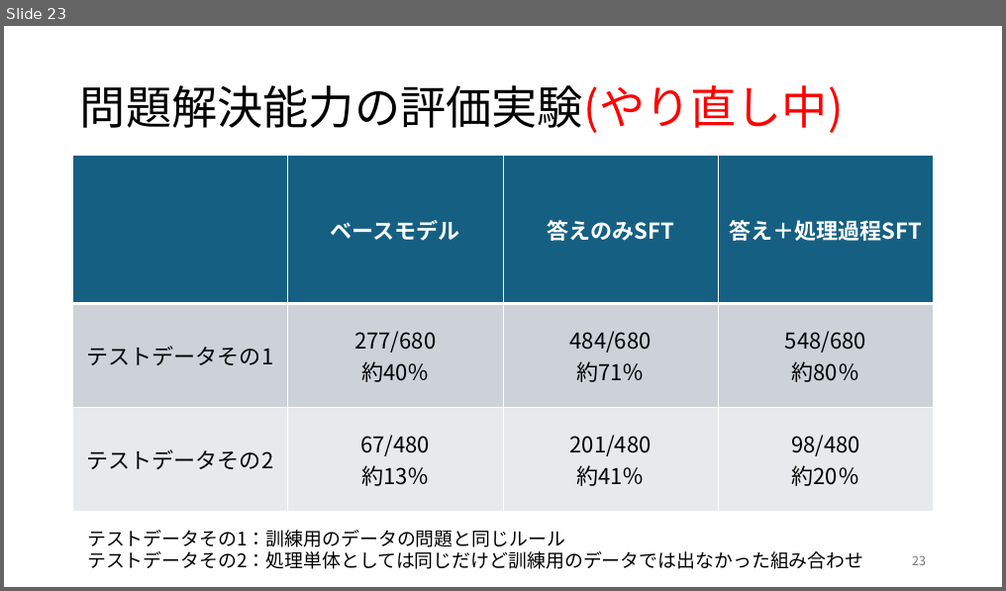
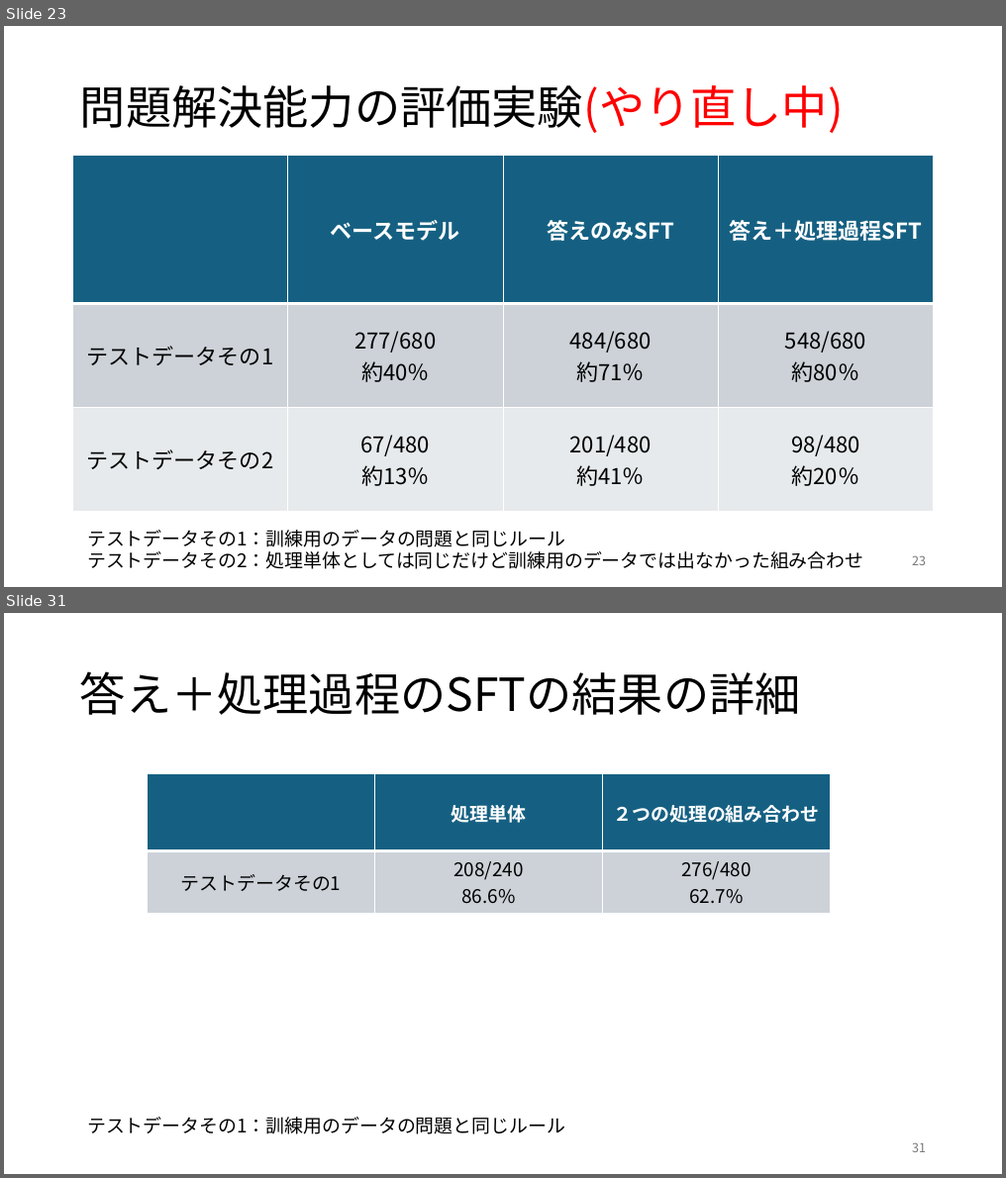
Before and after one commit to rollotea/array-task, a slide deck: 生成AIの追加学習による問題.pptx. Shown one above the other, each under a label of ours: slide 23 before the commit, slides 23 and 31 after it; the slides between them are not shown. The pictures are 1006x591 and 1006x1178 pixels, drawn with LibreOffice and Linux fonts; fonts in the diff are those of the drawing. Boxes give left, top, right and bottom in pixels: in the first picture for what was removed or moved away, otherwise in the second. Text is boxed around its words. In the diff, an @@ line names an element or a change of style, - is before the commit and + after.

```diff
--- a/生成AIの追加学習による問題.pptx
+++ b/生成AIの追加学習による問題.pptx
@@ slide 31 added at <box>4,613,1002,1174</box>, background #FFFFFF @@
@@ title added at <box>80,671,801,715</box>, 44 pt, text #000000 @@
+答え＋処理過程のSFTの結果の詳細
@@ table added at <box>147,774,830,908</box>, 2 rows, 3 columns @@
+ | 処理単体 | ２つの処理の組み合わせ
+テストデータその1 | 208/240 / 86.6% | 276/480 / 62.7%
@@ text added at <box>87,1117,565,1135</box>, 18 pt, text #000000 @@
+テストデータその1：訓練用のデータの問題と同じルール
@@ page number added at <box>912,1143,926,1153</box>, 12 pt, text #797979 @@
+31
```
Also in this commit, not shown: 4 slides changed, 7 other slides added, 1 slide removed, 17 other files.
